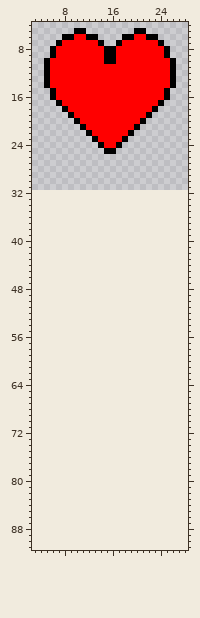
Two versions of one sprite sheet, assets/images/devpack/icons/life.png. Above: the version before the commit.
The file is 32x32 pixels. Shown: x 3..28, y 4..91. The old version is drawn lined up with the new one, on the new canvas.
Once edited:
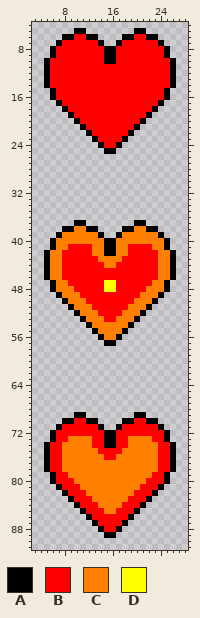
Palette (. is transparent): A #000000  B #ff0000  C #ff8000  D #ffff00
What changed:
canvas 32x32 -> 32x96
Changed rows in their new state; - is an unchanged pixel.
first column x 5:
37 -----AA--------AA-----
38 ---AACCAA----AACCAA---
39 --ACCCCCCA--ACCCCCCA--
40 -ACCCCCCCCAACCCCCCCCA-
41 -ACCBBBBCCAACCBBBBCCA-
42 ACCBBBBBCCAACCBBBBBCCA
43 ACCBBBBBBCCCCBBBBBBCCA
44 ACCBBBBBBBCCBBBBBBBCCA
45 ACCBBBBBBBBBBBBBBBBCCA
46 ACCBBBBBBBBBBBBBBBBCCA
47 -ACCBBBBBBDDBBBBBBCCA-
48 -ACCCBBBBBDDBBBBBCCCA-
49 --ACCCBBBBBBBBBBCCCA--
50 ---ACCCBBBBBBBBCCCA---
51 ----ACCCBBBBBBCCCA----
52 -----ACCCBBBBCCCA-----
53 ------ACCCBBCCCA------
54 -------ACCCCCCA-------
55 --------ACCCCA--------
56 ---------ACCA---------
57 ----------AA----------
first column x 5:
69 -----AA--------AA-----
70 ---AABBAA----AABBAA---
71 --ABBBBBBA--ABBBBBBA--
72 -ABBBBBBBBAABBBBBBBBA-
73 -ABBCCCCBBAABBCCCCBBA-
74 ABBCCCCCBBAABBCCCCCBBA
75 ABBCCCCCCBBBBCCCCCCBBA
76 ABBCCCCCCCBBCCCCCCCBBA
77 ABBCCCCCCCCCCCCCCCCBBA
78 ABBCCCCCCCCCCCCCCCCBBA
79 -ABBCCCCCCCCCCCCCCBBA-
80 -ABBBCCCCCCCCCCCCBBBA-
81 --ABBBCCCCCCCCCCBBBA--
82 ---ABBBCCCCCCCCBBBA---
83 ----ABBBCCCCCCBBBA----
84 -----ABBBCCCCBBBA-----
85 ------ABBBCCBBBA------
86 -------ABBBBBBA-------
87 --------ABBBBA--------
88 ---------ABBA---------
89 ----------AA----------
